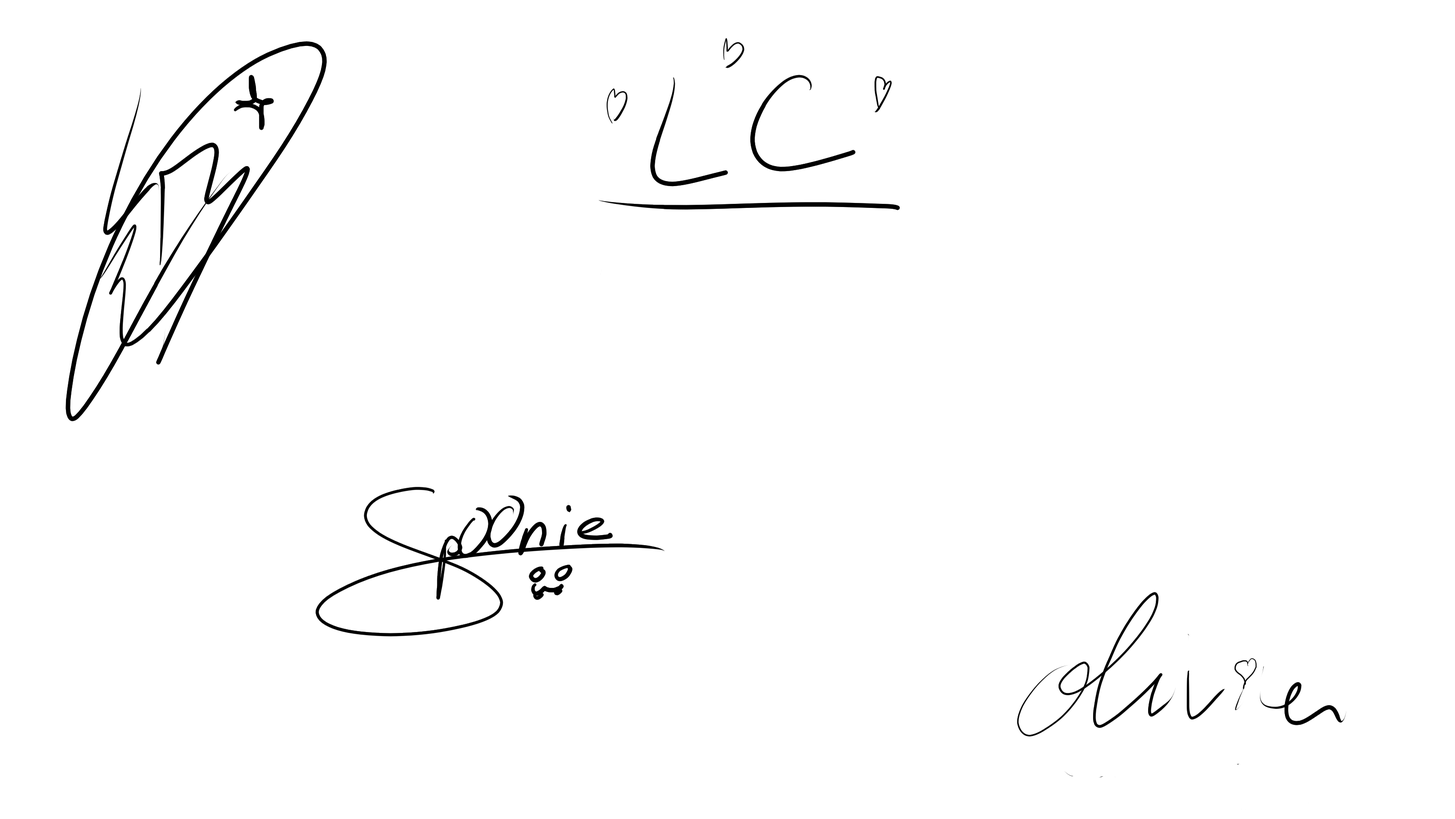
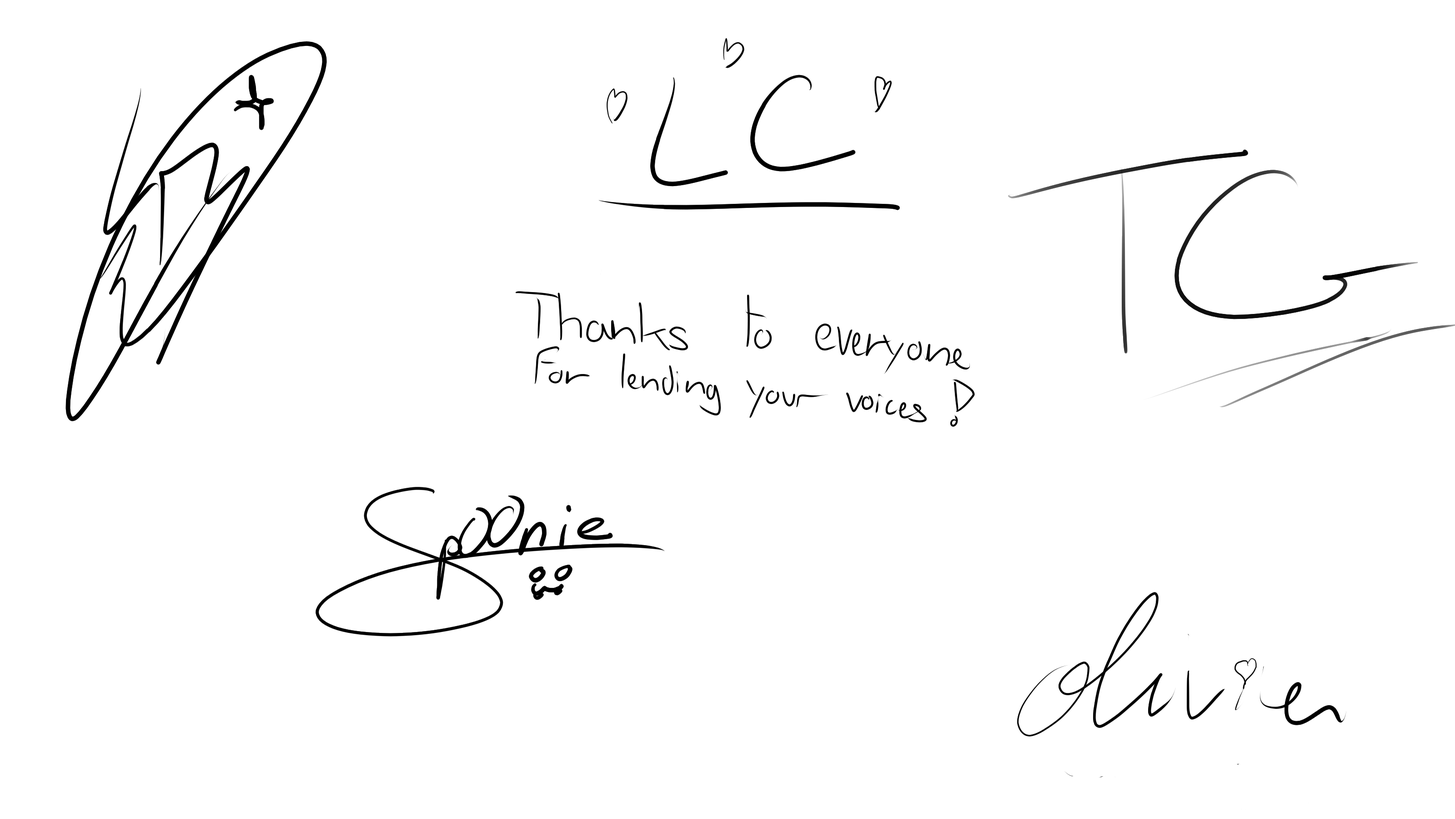
Layered file, before and after one edit (1455x819). Changes by layer:
painted on "Paint Layer 1" over 515, 149, 1455, 427
